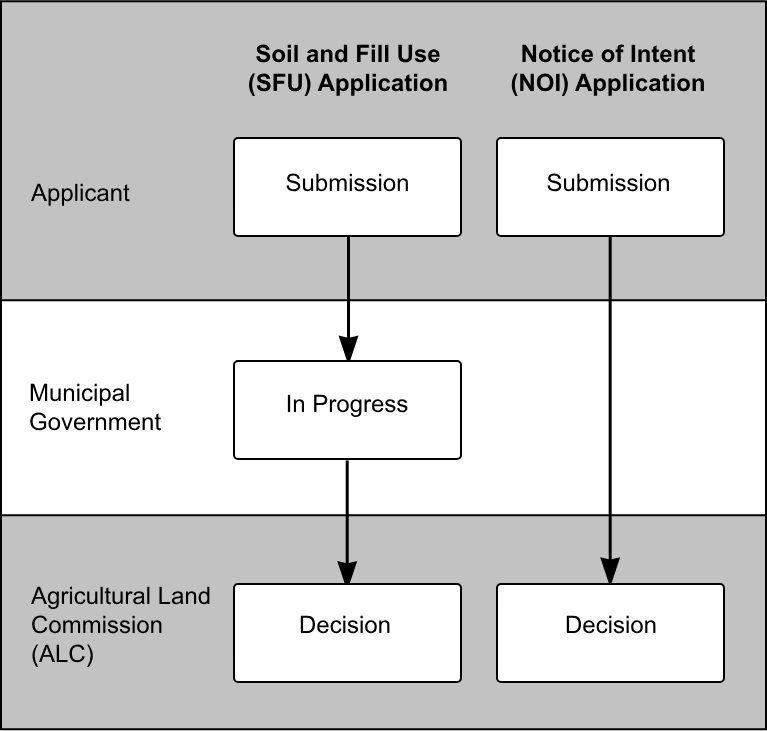
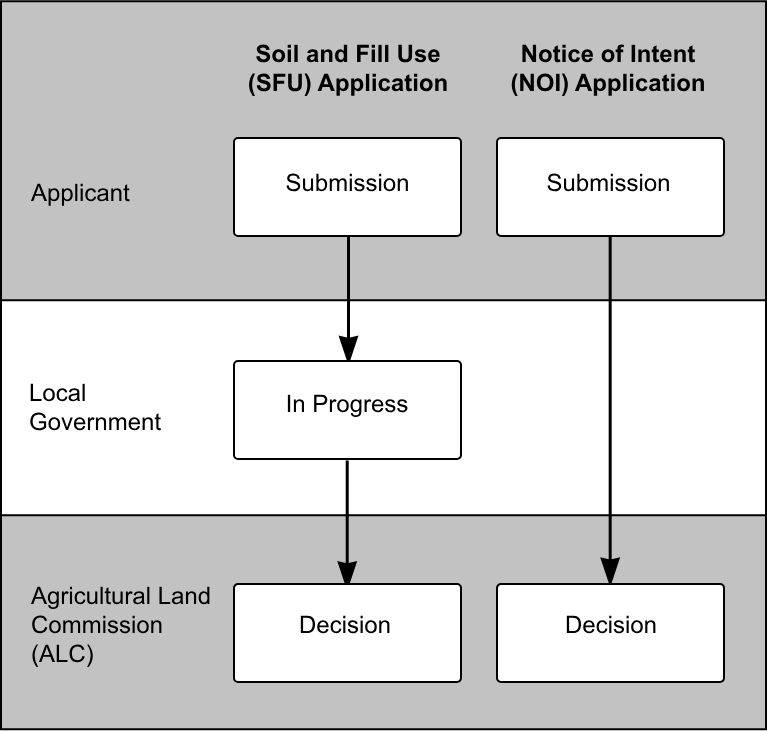
Layered file, before and after one edit (767x731). Changes by layer:
renamed "Municipal Government" to "Local Government", painted on it over [left=30, top=383, right=129, bottom=406]
